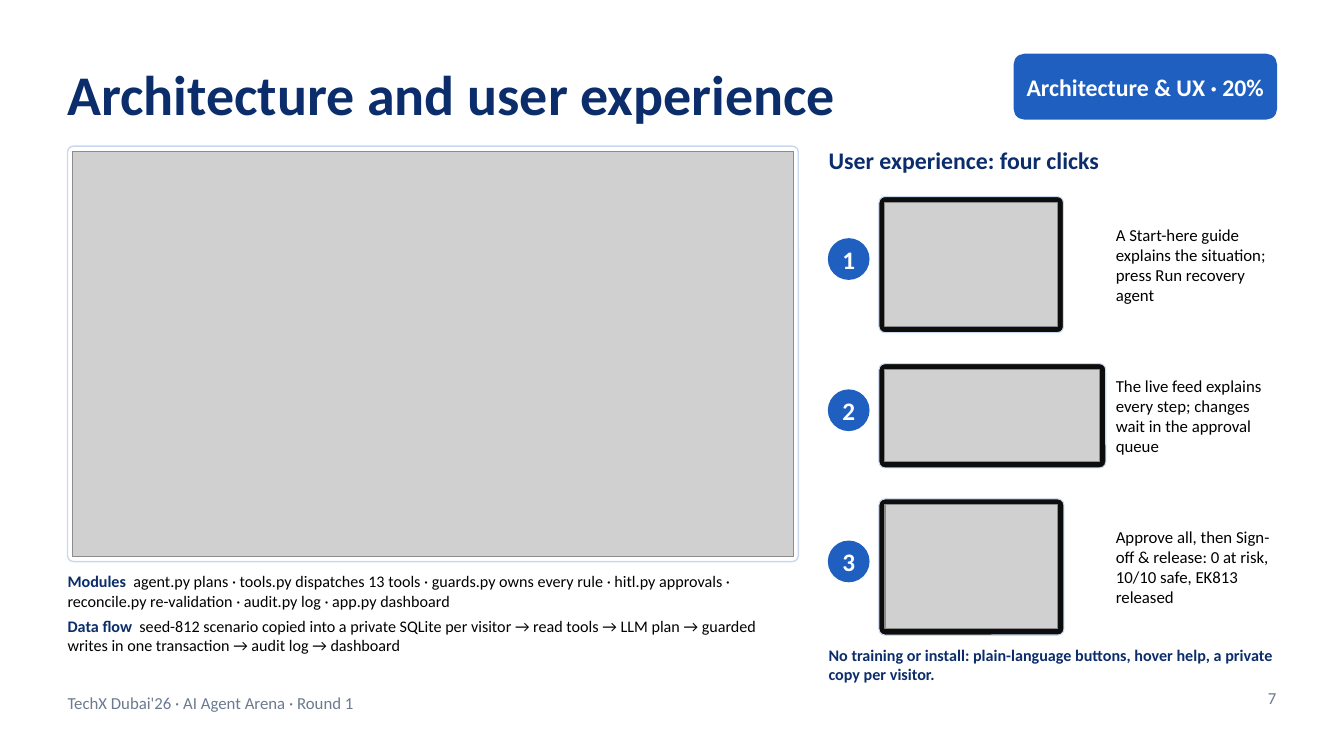
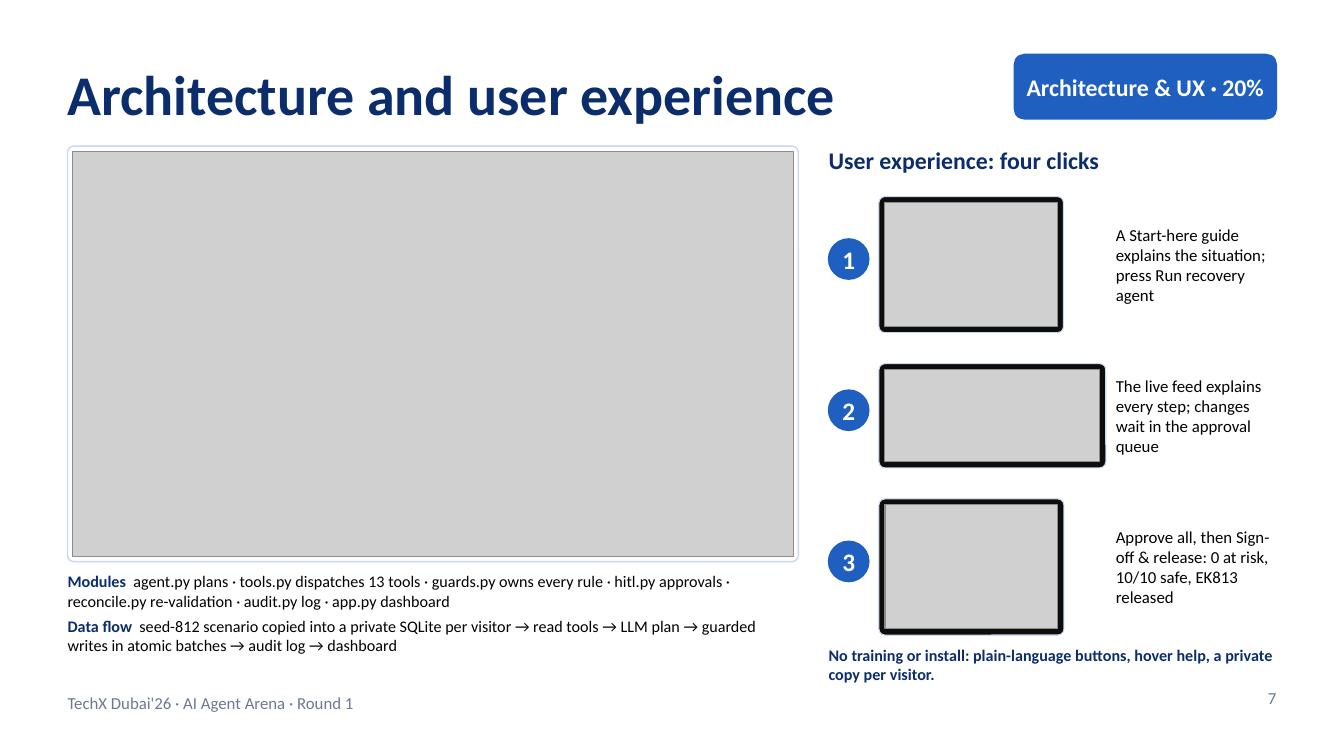
Before and after one commit to RithikhC/EagleX, a slide deck: slide 7 of docs/EagleX_Round1_Submission.pptx. Drawn at 1344x756 pixels with LibreOffice and Linux fonts; fonts in the diff are those of the drawing; grey boxes stand for pictures. Boxes give left, top, right and bottom in pixels: in the first picture for what was removed or moved away, otherwise in the second. Text is boxed around its words. In the diff, an @@ line names an element or a change of style, - is before the commit and + after.

```diff
--- a/docs/EagleX_Round1_Submission.pptx
+++ b/docs/EagleX_Round1_Submission.pptx
@@ text at (68,620,756,654): text changed @@
-Data flow seed-812 scenario copied into a private SQLite per visitor → read tools → LLM plan → guarded writes in one transaction → audit log → dashboard
+Data flow seed-812 scenario copied into a private SQLite per visitor → read tools → LLM plan → guarded writes in atomic batches → audit log → dashboard
```
Also in this commit, not shown: 4 other slides changed, 46 other files.
